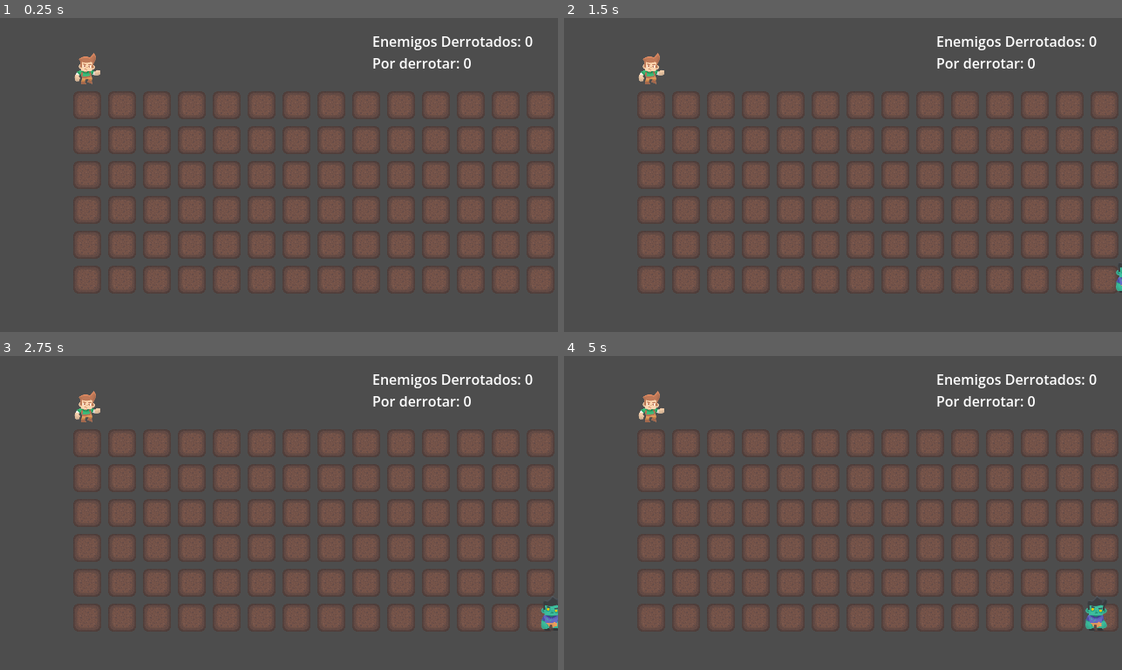
Above: before the commit, frames 1-4 (two rows, left to right).
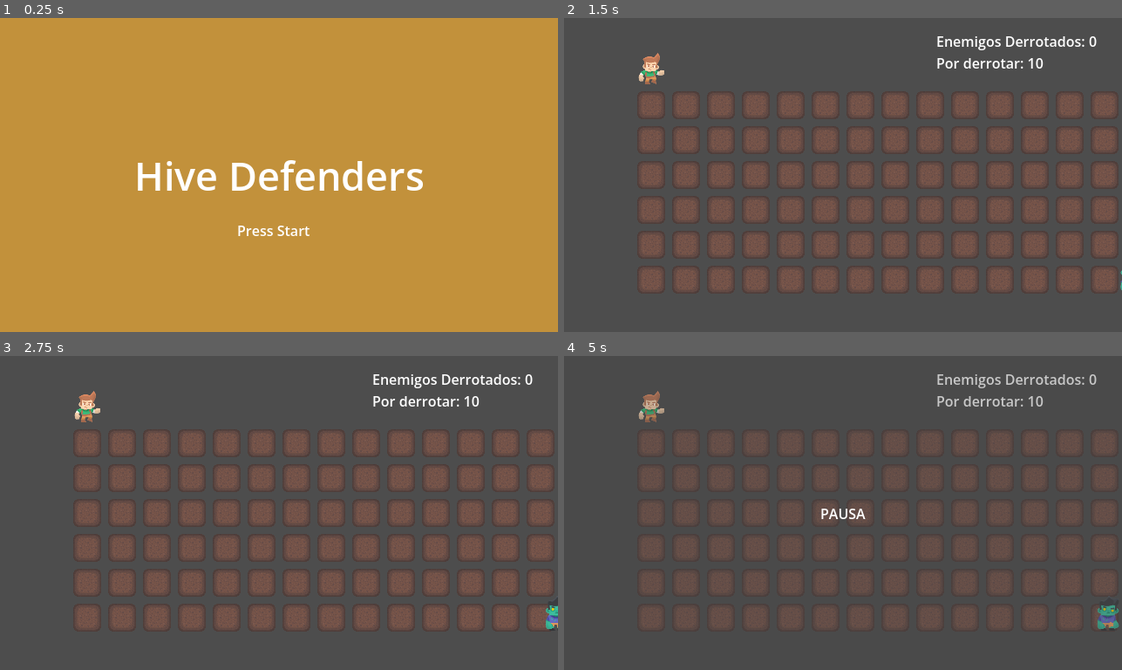
Above: after the commit, the same moments.

Repository: EternalMark/godotStuffs
Game: Godot game, scene res://Escenas/MenuPrincipal.tscn
Two runs of this game, one before a commit and one after it. Both use one fixed random seed, a clock stepped at 60 frames per second and the inputs below. Before the commit the project starts from res://Escenas/Main.tscn.
Inputs (mouse positions are in pixels of both pictures, inside the frame that each line leads up to):
- Up to frame 1 (0.25 s): no input
- Up to frame 2 (1.5 s): tap Enter (ui_accept) at 0.5, 1.35 s; move the mouse to (965, 159) at 0.52 s; hold Enter (ui_accept) 0.53-1.28 s; click (965, 159) at 0.67 s; move the mouse to (731, 190) at 1.27 s; click (731, 190) at 1.42 s
- Up to frame 3 (2.75 s): tap Enter (ui_accept) at 1.52, 1.82 s; move the mouse to (334, 443) at 2.02 s; hold Enter (ui_accept) from 2.03 s (still down); click (334, 443) at 2.17 s
- Up to frame 4 (5 s): move the mouse to (815, 575) at 2.77 s; release Enter (ui_accept) at 2.78 s; tap Enter (ui_accept) at 2.85, 3.02, 3.32, 4.35, 4.52, 4.82 s; click (815, 575) at 2.92 s; move the mouse to (1010, 560) at 3.52 s; hold Enter (ui_accept) 3.53-4.28 s; click (1010, 560) at 3.67 s; tap Escape (ui_cancel) at 4.15 s; move the mouse to (675, 465) at 4.27 s; click (675, 465) at 4.42 s

The runs differ from the first frame. In frame 1, 100% of the frame differs, in the area x 0-100%, y 0-100%; in frame 2, 0.1%; in frame 3, 0.2%; in frame 4, 1.4%.

Commit message:
MVP beta 0.10 Se agrega Menu principal y niveles de abejas

Diff:
--- a/HiveMinded/Escenas/Abeja.tscn
+++ b/HiveMinded/Escenas/Abeja.tscn
@@ -6,6 +6,10 @@
 
 [sub_resource type="RectangleShape2D" id="RectangleShape2D_wgj6k"]
 size = Vector2(32, 25)
+
+[sub_resource type="LabelSettings" id="LabelSettings_wgj6k"]
+line_spacing = 0.0
+font_size = 5
 
 [node name="Abeja" type="CharacterBody2D" unique_id=1206253625 groups=["GrupoAbejas"]]
 script = ExtResource("1_d46a6")
@@ -22,6 +26,13 @@
 offset_right = 40.0
 offset_bottom = 23.0
 
+[node name="lblExperiencia" type="Label" parent="." unique_id=541268797]
+offset_left = -40.0
+offset_top = -23.0
+offset_right = -16.0
+label_settings = SubResource("LabelSettings_wgj6k")
+horizontal_alignment = 2
+
 [node name="bullets" type="Node" parent="." unique_id=1512587682]
 script = ExtResource("2_ypl23")
 
--- a/HiveMinded/Escenas/Main.tscn
+++ b/HiveMinded/Escenas/Main.tscn
@@ -3,6 +3,8 @@
 [ext_resource type="Texture2D" uid="uid://ot1bssp21pb" path="res://Assets/Backgrounds/soil-32x32.png" id="1_fdcud"]
 [ext_resource type="Script" uid="uid://6u84krkpndv4" path="res://Scripts/tml_battlefieldv3.gd" id="2_j5xpj"]
 [ext_resource type="Script" uid="uid://nxl20dtpaxl1" path="res://Scripts/SpawnEnemies.gd" id="3_j5xpj"]
+[ext_resource type="PackedScene" uid="uid://cs2t5xq45ylls" path="res://Escenas/menu_pausa.tscn" id="4_3yqt6"]
+[ext_resource type="Script" uid="uid://bhudeu5xwulyl" path="res://Scripts/MenuPausa.gd" id="5_mbvap"]
 
 [sub_resource type="TileSetAtlasSource" id="TileSetAtlasSource_sem21"]
 texture = ExtResource("1_fdcud")
@@ -102,4 +104,8 @@
 wait_time = 5.0
 autostart = true
 
+[node name="MenuPausa" parent="." unique_id=996196594 instance=ExtResource("4_3yqt6")]
+process_mode = 3
+script = ExtResource("5_mbvap")
+
 [connection signal="timeout" from="Enemies/TimerSpawner" to="Enemies" method="_on_timer_spawner_timeout"]
--- /dev/null
+++ b/HiveMinded/Escenas/MenuPrincipal.tscn
@@ -0,0 +1,47 @@
+[gd_scene format=3 uid="uid://p78ns76pn4ll"]
+
+[ext_resource type="Script" uid="uid://bv3q2pvhw06a4" path="res://Scripts/menu_principal.gd" id="1_20qv4"]
+
+[sub_resource type="LabelSettings" id="LabelSettings_wgj6k"]
+font_size = 45
+
+[node name="MenuPrincipal" type="CanvasLayer" unique_id=1120853274]
+process_mode = 3
+script = ExtResource("1_20qv4")
+
+[node name="ColorRect" type="ColorRect" parent="." unique_id=348096377]
+anchors_preset = 15
+anchor_right = 1.0
+anchor_bottom = 1.0
+grow_horizontal = 2
+grow_vertical = 2
+color = Color(0.7598566, 0.5679664, 0.23307937, 1)
+
+[node name="lblTitulo" type="Label" parent="." unique_id=1829106529]
+anchors_preset = 8
+anchor_left = 0.5
+anchor_top = 0.5
+anchor_right = 0.5
+anchor_bottom = 0.5
+offset_left = -20.0
+offset_top = -11.5
+offset_right = 20.0
+offset_bottom = 11.5
+grow_horizontal = 2
+grow_vertical = 2
+text = "Hive Defenders"
+label_settings = SubResource("LabelSettings_wgj6k")
+
+[node name="lblInstruccion" type="Label" parent="." unique_id=1384957123]
+anchors_preset = 7
+anchor_left = 0.5
+anchor_top = 1.0
+anchor_right = 0.5
+anchor_bottom = 1.0
+offset_left = -26.0
+offset_top = -128.0
+offset_right = 14.0
+offset_bottom = -105.0
+grow_horizontal = 2
+grow_vertical = 0
+text = "Press Start"
--- /dev/null
+++ b/HiveMinded/Escenas/menu_pausa.tscn
@@ -0,0 +1,28 @@
+[gd_scene format=3 uid="uid://cs2t5xq45ylls"]
+
+[node name="MenuPausa" type="CanvasLayer" unique_id=996196594]
+process_mode = 3
+
+[node name="ColorRect" type="ColorRect" parent="." unique_id=249411195]
+visible = false
+anchors_preset = 15
+anchor_right = 1.0
+anchor_bottom = 1.0
+grow_horizontal = 2
+grow_vertical = 2
+color = Color(0.2627451, 0.2627451, 0.2627451, 0.29411766)
+
+[node name="Label" type="Label" parent="." unique_id=979370012]
+visible = false
+anchors_preset = 8
+anchor_left = 0.5
+anchor_top = 0.5
+anchor_right = 0.5
+anchor_bottom = 0.5
+offset_left = -20.0
+offset_top = -11.5
+offset_right = 20.0
+offset_bottom = 11.5
+grow_horizontal = 2
+grow_vertical = 2
+text = "PAUSA"
--- /dev/null
+++ b/HiveMinded/Scripts/MenuPausa.gd
@@ -0,0 +1,10 @@
+extends CanvasLayer
+
+func _unhandled_input(event: InputEvent) -> void:
+	# Detecta si se presiona la tecla ESC
+	if event.is_action_pressed("ui_cancel"):
+		# Alterna el estado de pausa (si está activo lo quita, si no, lo activa)
+		get_tree().paused = !get_tree().paused
+		$ColorRect.visible= not $ColorRect.visible
+		$Label.visible= not $Label.visible
+		print("Boton esc presionado: ", get_tree().paused)
--- a/HiveMinded/Scripts/SpawnBullets.gd
+++ b/HiveMinded/Scripts/SpawnBullets.gd
@@ -3,13 +3,21 @@
 @onready var bullet_scene = preload("res://Escenas/Bullet.tscn")
 @onready var bee: CharacterBody2D = owner
 
+
 func _on_timer_spawn_bullet_timeout() -> void:
 	var enemies = get_tree().get_nodes_in_group("GrupoEnemigos")
 	for enemy in enemies:
 		if enemy.tile_pos.y == $"..".tile_pos.y:
-			var b=bullet_scene.instantiate()
-			b.owner_character=bee
-			add_child(b)
+			#b.owner_character=bee
+			#b.piercing = bee.bulletPiercing
+			add_child(creaBullet())
 			#bee.incrementaExperiencia(1)
-			b.global_position=$"..".global_position
+
 			break
+
+func creaBullet() -> Node:
+	var b=bullet_scene.instantiate()
+	b.owner_character=bee
+	b.piercing = bee.bulletPiercing
+	b.global_position=$"..".global_position
+	return b
--- a/HiveMinded/Scripts/SpawnEnemies.gd
+++ b/HiveMinded/Scripts/SpawnEnemies.gd
@@ -19,9 +19,9 @@
 	Vector2i(16, 7),
 ]
 
-
 func _ready() -> void:
 	genera_enemigo()
+	lblSiguienteHito.text = "Por derrotar: "+ str(GlobalGameState.hito_siguiente)
 
 func _on_timer_spawner_timeout() -> void:
 	if not tilemap_layer:
@@ -29,8 +29,13 @@
 		return
 	genera_enemigo()
 	$TimerSpawner.wait_time=max(0.1,GlobalGameState.delay_generacion_enemigos)
-	print("Waittime: \t",$TimerSpawner.wait_time,"\tCantidad de enemigos: \t",GlobalGameState.cantidad_enemigos)
 
+	var fecha = Time.get_datetime_dict_from_system()
+	var milisegundos = Time.get_ticks_msec() % 1000
+	print("%04d-%02d-%02d %02d:%02d:%02d.%03d" % [
+	fecha["year"], fecha["month"], fecha["day"],
+	fecha["hour"], fecha["minute"], fecha["second"],
+	milisegundos]," Waittime: \t",$TimerSpawner.wait_time,"\tCantidad de enemigos: \t",GlobalGameState.cantidad_enemigos)
 
 # Función que se ejecutará automáticamente cuando el enemigo emita 'enemigo_muerto'
 func _on_enemigo_muerto() -> void:
--- a/HiveMinded/Scripts/abeja.gd
+++ b/HiveMinded/Scripts/abeja.gd
@@ -2,14 +2,54 @@
 
 var vida: int =5
 var tile_pos:Vector2i
-var experiencia:int=0
+var puntosExperiencia:int=0
+var nivelActual:int=1
+
+#region bullet Aspects
+var bulletDamage:float=1:
+		set(v):
+			bulletDamage = snappedf(v, 0.01)
+var bulletSpeed:float=400:
+		set(v):
+			bulletSpeed = snappedf(v, 0.01)
+var bulletCadence:float=1.0:
+		set(v):
+			bulletCadence = snappedf(v, 0.01)
+var bulletPiercing:int=1
+
+#endregion
+
+#Cubica
+const niveles=[8,27,64,125,216,343,512,729,1000,1331,1728,2197,2744,3375,4096,4913,5832,6859,8000]
+
 #var movimiento:bool=true
 @onready var lblVida:Label =$lblVida
+@onready var lblExperiencia:Label =$lblExperiencia
 
 func incrementaExperiencia(exp:int) -> void:
-	experiencia+=exp
-	print(" incrementa experiencia: ",experiencia)
+	puntosExperiencia+=exp
+	lblExperiencia.text=str(nivelActual)+"\n"+str(bulletDamage)+"\n"+str(bulletSpeed)+"\n"+str(bulletCadence)+"\n"+str(puntosExperiencia)
+	#print(" incrementa experiencia: ",experiencia)
+	if puntosExperiencia>=niveles[nivelActual]:
+		match randi_range(0,3):
+			0:
+				bulletDamage+=0.1
+			1:
+				bulletSpeed+=0.2
+			2:
+				bulletCadence*=0.9
+				$bullets/TimerSpawnBullet.wait_time=bulletCadence
+			3:
+				bulletPiercing+=1
+				bulletDamage*=0.7
 
+		nivelActual+=1
+	#var fecha = Time.get_datetime_dict_from_system()
+	#var milisegundos = Time.get_ticks_msec() % 1000
+	#print("%04d-%02d-%02d %02d:%02d:%02d.%03d" % [
+	#fecha["year"], fecha["month"], fecha["day"],
+	#fecha["hour"], fecha["minute"], fecha["second"],
+	#milisegundos]," Waittime: \t",$TimerSpawner.wait_time,"\tCantidad de enemigos: \t",GlobalGameState.cantidad_enemigos)
 
 func TakeDamage(damage:int)-> int:
 	vida -=damage
--- a/HiveMinded/Scripts/bullet.gd
+++ b/HiveMinded/Scripts/bullet.gd
@@ -1,24 +1,30 @@
 extends CharacterBody2D
 
 var Direction: Vector2
-var speed := 400
-var sinEnemigoAtacado:bool=true
+#var speed := 400
+#var sinEnemigoAtacado:bool=true
 var owner_character: CharacterBody2D = null
+var piercing:int=1
+
 
 func _physics_process(delta: float) -> void:
 	#velocity=Direction.normalized() * speed
-	velocity.x = speed * 1
+	velocity.x = owner_character.bulletSpeed * 1
 	if global_position.x >= 1200:
 		#print("Destruyendo bala: ",global_position)
 		queue_free()
-
 	move_and_slide()
 
 func _on_area_2d_body_entered(body: Node2D) -> void:
 	#print("La bala entro a un cuerpo: ", body.name)
-	if body.is_in_group("GrupoEnemigos") and sinEnemigoAtacado:
-		var vida = body.TakeDamage(1)
+	#if body.is_in_group("GrupoEnemigos") and sinEnemigoAtacado:
+	if body.is_in_group("GrupoEnemigos"):
+		var vidaEnemigo = body.TakeDamage(owner_character.bulletDamage)
 		owner_character.incrementaExperiencia(1)
-		sinEnemigoAtacado=false
+		if vidaEnemigo <=0:
+			owner_character.incrementaExperiencia(2)
+		#sinEnemigoAtacado=false
 		#print("Enemigo ",body.name, " recibe daño. Vida: ", vida)
-		queue_free()
+		piercing-=1
+		if piercing <=0:
+			queue_free()
--- a/HiveMinded/Scripts/global_game_state.gd
+++ b/HiveMinded/Scripts/global_game_state.gd
@@ -6,16 +6,19 @@
 var cantidad_enemigos:int=0
 var hito_actual:int=0
 var abejas_generadas:int=0
-var hito_siguiente:int=50
+var hito_siguiente:int=10
 var delay_generacion_enemigos:float=5.0
 
 signal cambioHito
+
+const hitos = [5,2.5,2.0,1.5,1.0,0.5,0.4,0.3,0.2,0.1]
 
 func nuevo_enemigo_derrotado() -> void:
 	enemigos_derrotados += 1
 	cantidad_enemigos-=1
 	if enemigos_derrotados==10:
 		cambio_hito()
+		hito_siguiente=50
 	elif enemigos_derrotados==hito_siguiente:
 		hito_siguiente=hito_siguiente+40*hito_actual
 		cambio_hito()
@@ -29,5 +32,5 @@
 
 func cambio_hito()->void:
 	hito_actual+=1
-	GlobalGameState.delay_generacion_enemigos=GlobalGameState.delay_generacion_enemigos/2
+	GlobalGameState.delay_generacion_enemigos=hitos[hito_actual if hito_actual<=hitos.size()-1 else hitos.size()-1]
 	cambioHito.emit()
--- /dev/null
+++ b/HiveMinded/Scripts/menu_principal.gd
@@ -0,0 +1,10 @@
+extends CanvasLayer
+
+func _unhandled_input(event: InputEvent) -> void:
+	# Detecta si se presiona la tecla ESC
+	if event.is_action_pressed("ui_accept"):
+		# Alterna el estado de pausa (si está activo lo quita, si no, lo activa)
+		get_tree().change_scene_to_file("res://Escenas/Main.tscn")
+		#$ColorRect.visible= not $ColorRect.visible
+		#$Label.visible= not $Label.visible
+		#print("Boton esc presionado: ", get_tree().paused)
--- a/HiveMinded/Scripts/tml_battlefieldv3.gd
+++ b/HiveMinded/Scripts/tml_battlefieldv3.gd
@@ -71,6 +71,8 @@
 				phantom_bee_instance=null
 				get_viewport().set_input_as_handled()
 
+
+
 func colocar_abeja(tile_pos: Vector2i) -> void:
 	var bee_instance = bee_scene.instantiate()
 	bee_instance.position = map_to_local(tile_pos)
--- a/HiveMinded/Scripts/wasp.gd
+++ b/HiveMinded/Scripts/wasp.gd
@@ -2,7 +2,7 @@
 
 const SPEED = 10.0
 
-var vida: int =5
+var vida: float =5
 var movimiento:bool=true
 var beeCollition:bool=false
 var beeAtacada = null
@@ -22,7 +22,7 @@
 		queue_free()
 
 
-func TakeDamage(damage:int)-> int:
+func TakeDamage(damage:float)-> float:
 	vida -=damage
 	lblVida.text=str(vida)
 	if vida <=0:
--- a/HiveMinded/project.godot
+++ b/HiveMinded/project.godot
@@ -11,7 +11,7 @@
 [application]
 
 config/name="HiveMinded"
-run/main_scene="res://Escenas/Main.tscn"
+run/main_scene="uid://p78ns76pn4ll"
 config/features=PackedStringArray("4.7", "Mobile")
 config/icon="res://Assets/personajes/icon.svg"
 
Not shown, added: HiveMinded/Scripts/MenuPausa.gd.uid
Not shown, added: HiveMinded/Scripts/menu_principal.gd.uid
